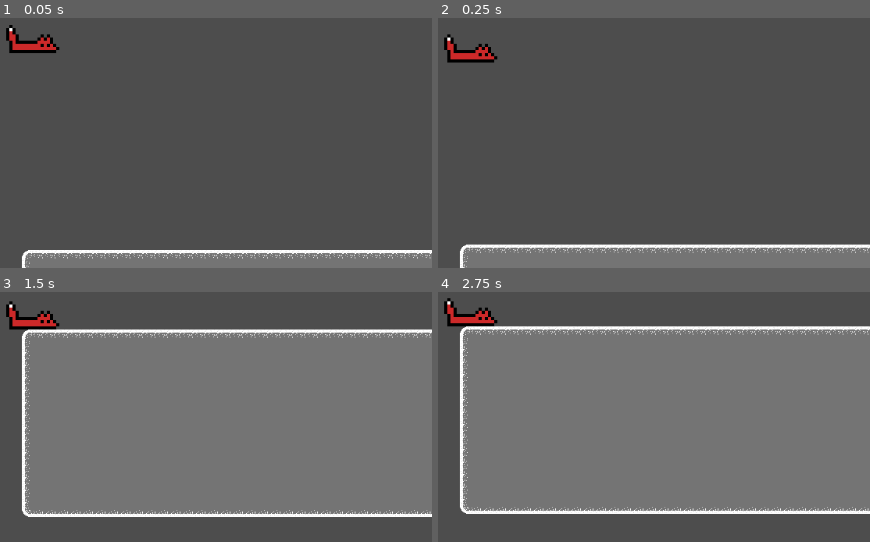
Above: before the commit, frames 1-4 (two rows, left to right).
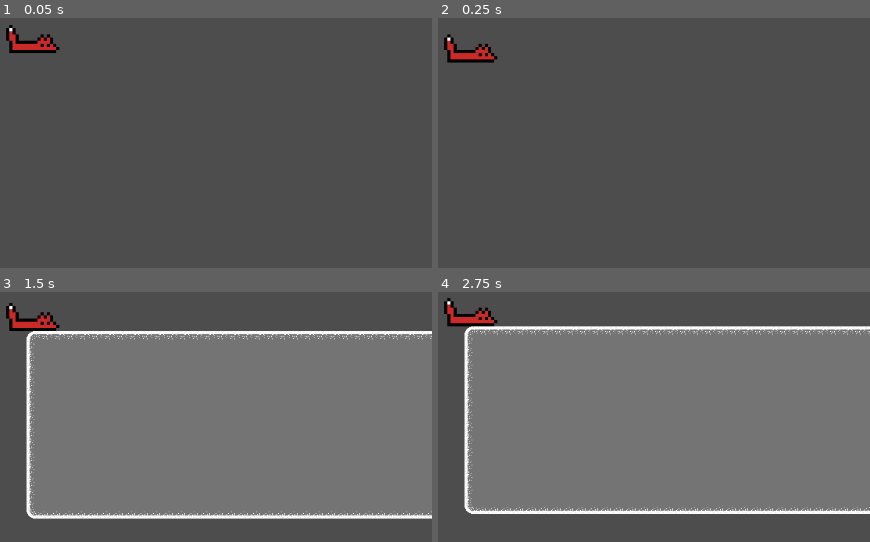
Above: after the commit, the same moments.

Repository: dugless11/TSA-Game
Game: Godot game, scene res://level2.tscn
The game is run twice, just before and just after one commit, with the same random seed, the same clock (stepped at 60 frames per second) and the same inputs. This scene is started directly instead of the project's main scene.
Inputs:
- Up to frame 1 (0.05 s): no input
- Up to frame 2 (0.25 s): no input
- Up to frame 3 (1.5 s): no input
- Up to frame 4 (2.75 s): no input

The runs differ from the first frame. In frame 1, 6.8% of the frame differs, in the area x 5-100%, y 92-100%; in frame 2, 9.1%, in the area x 5-100%, y 90-100%; in frame 3, 5.7%; in frame 4, 2.9%.

Commit message:
LAVA COLLISION
must manually drag the collision boxes on level

Diff:
--- /dev/null
+++ b/game_end_collisions.gd
@@ -0,0 +1,8 @@
+extends Area2D
+
+func _on_body_entered(body):
+	if body.name == "CharacterBody2D":
+		get_tree().reload_current_scene()
+		queue_free()
+		print("WE COLLIDE WITH LAVA")
+	pass
--- /dev/null
+++ b/game_end_collisions.tscn
@@ -0,0 +1,15 @@
+[gd_scene load_steps=3 format=3 uid="uid://cw3hvwjetvawo"]
+
+[ext_resource type="Script" path="res://game_end_collisions.gd" id="1_2yrc8"]
+
+[sub_resource type="RectangleShape2D" id="RectangleShape2D_kij5b"]
+size = Vector2(16, 16)
+
+[node name="Game End Collisions-Area2D" type="Area2D"]
+script = ExtResource("1_2yrc8")
+
+[node name="CollisionShape2D" type="CollisionShape2D" parent="."]
+position = Vector2(8, -8)
+shape = SubResource("RectangleShape2D_kij5b")
+
+[connection signal="body_entered" from="." to="." method="_on_body_entered"]
--- a/level2.tscn
+++ b/level2.tscn
@@ -1,12 +1,17 @@
-[gd_scene load_steps=3 format=3 uid="uid://b6qone4bo1xvr"]
+[gd_scene load_steps=4 format=3 uid="uid://b6qone4bo1xvr"]
 
 [ext_resource type="PackedScene" uid="uid://mh8le1hgloq8" path="res://fox.tscn" id="1_uv2s8"]
 [ext_resource type="PackedScene" uid="uid://datekvvrds217" path="res://tile_map.tscn" id="2_i2dep"]
+[ext_resource type="PackedScene" uid="uid://cw3hvwjetvawo" path="res://game_end_collisions.tscn" id="3_3gxq3"]
 
 [node name="Node2D" type="Node2D"]
 
 [node name="CharacterBody2D" parent="." instance=ExtResource("1_uv2s8")]
-position = Vector2(240, 7)
+position = Vector2(234, -42)
 
 [node name="TileMap" parent="." instance=ExtResource("2_i2dep")]
 layer_0/tile_data = PackedInt32Array(1114126, 0, 0, 1114127, 65536, 0, 1114128, 65536, 0, 1114129, 65536, 0, 1114130, 6 …(15055 unchanged characters)…
+metadata/_edit_lock_ = true
+
+[node name="Game End Collisions-Area2D" parent="." instance=ExtResource("3_3gxq3")]
+position = Vector2(1808, -20)
